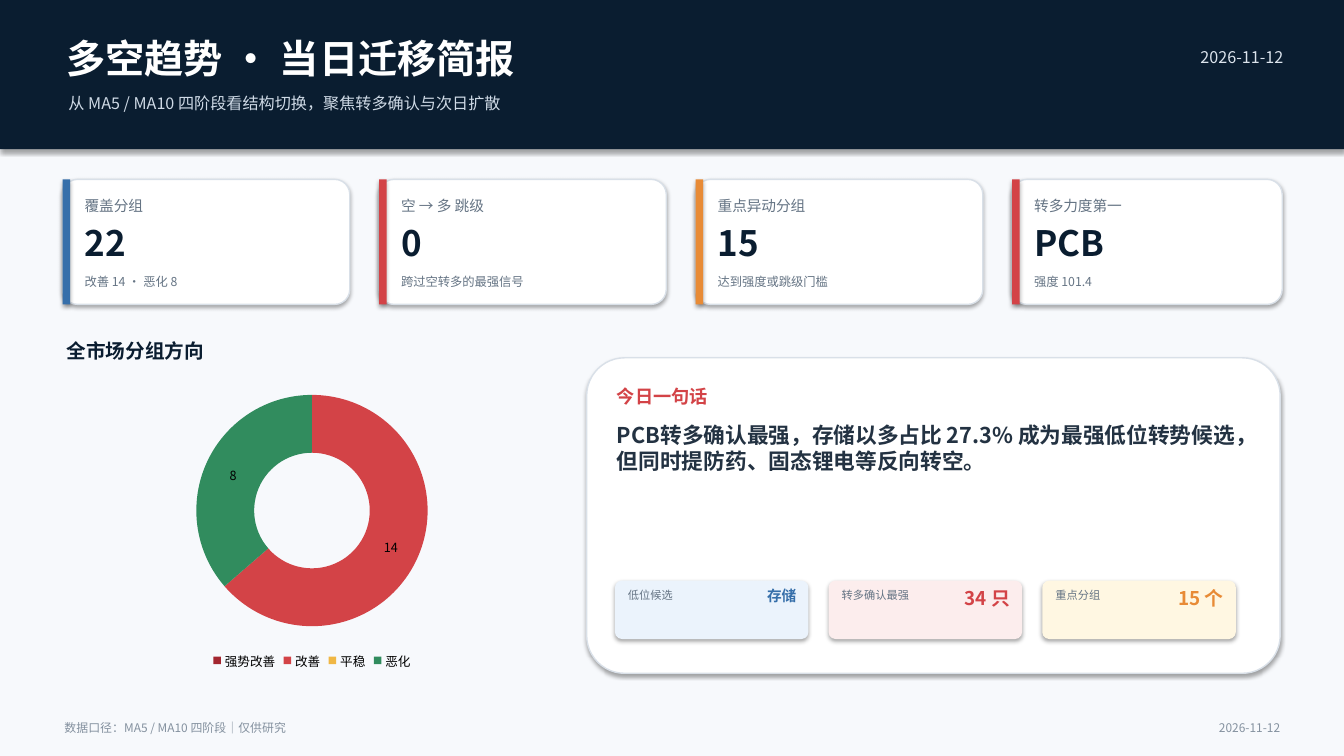
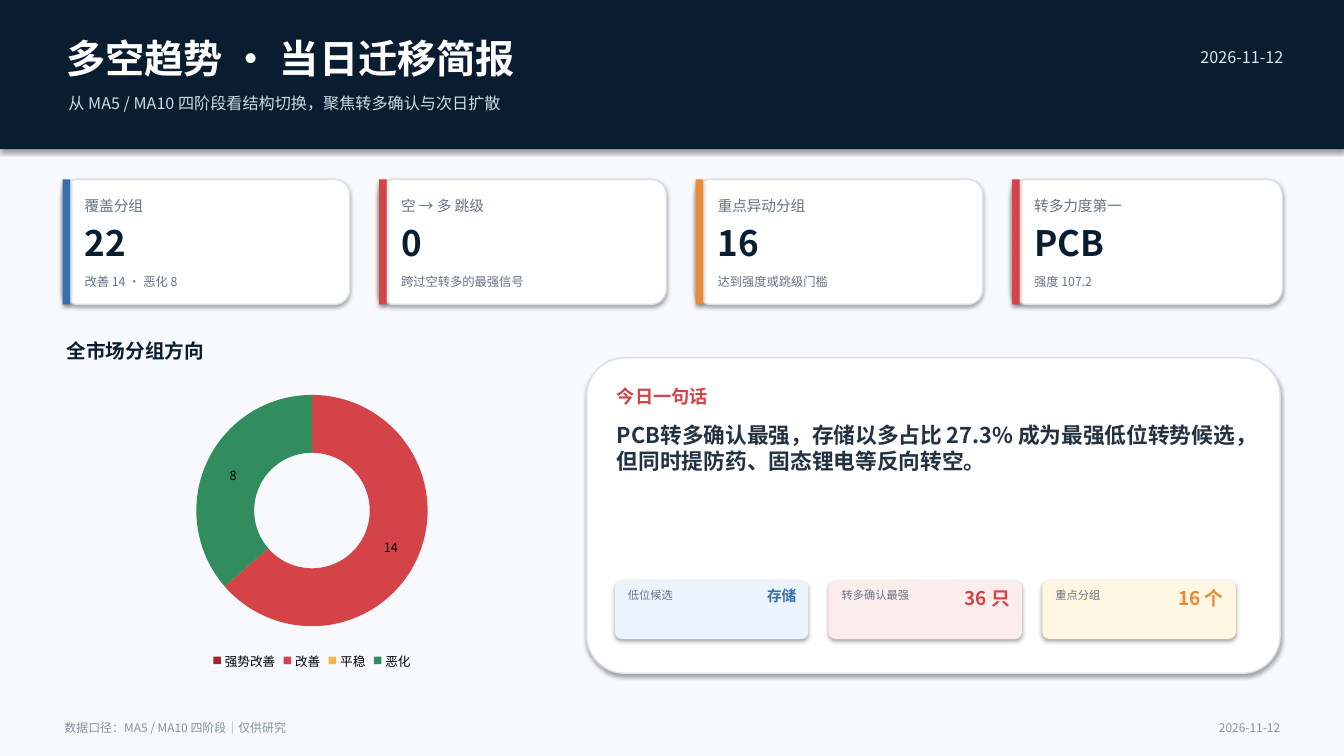
Before and after one commit to nancybhc/a-share-blast-lab, a slide deck: slide 1 of assets/多空阶段简报_2026-11-12.pptx. Drawn at 1344x756 pixels with LibreOffice and Linux fonts; fonts in the diff are those of the drawing. Boxes give left, top, right and bottom in pixels: in the first picture for what was removed or moved away, otherwise in the second. Text is boxed around its words. In the diff, an @@ line names an element or a change of style, - is before the commit and + after.

```diff
--- a/assets/多空阶段简报_2026-11-12.pptx
+++ b/assets/多空阶段简报_2026-11-12.pptx
@@ text at [718, 229, 759, 257]: text changed @@
-15
+16
@@ text at [1034, 276, 1092, 287]: text changed @@
-强度 101.4
+强度 107.2
@@ text at [965, 590, 1010, 607]: text changed @@
-34 只
+36 只
@@ text at [1178, 589, 1224, 607]: text changed @@
-15 个
+16 个
```
Also in this commit, not shown: 3 other slides changed, 8 other files.
